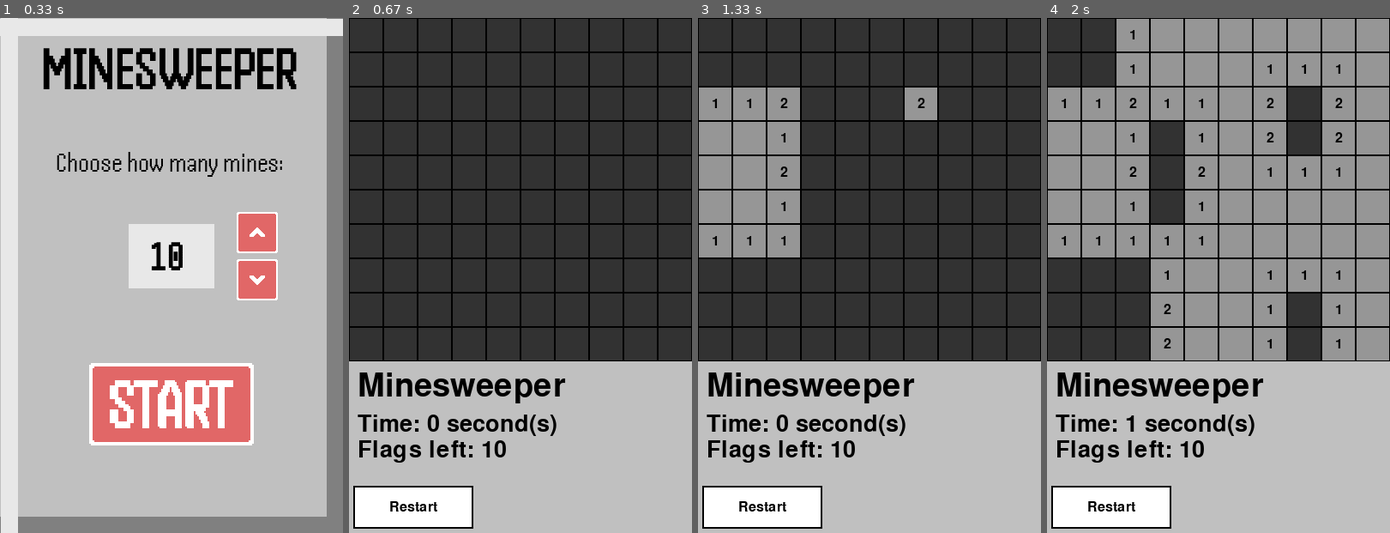
Above: before the commit, frames 1-4 (left to right).
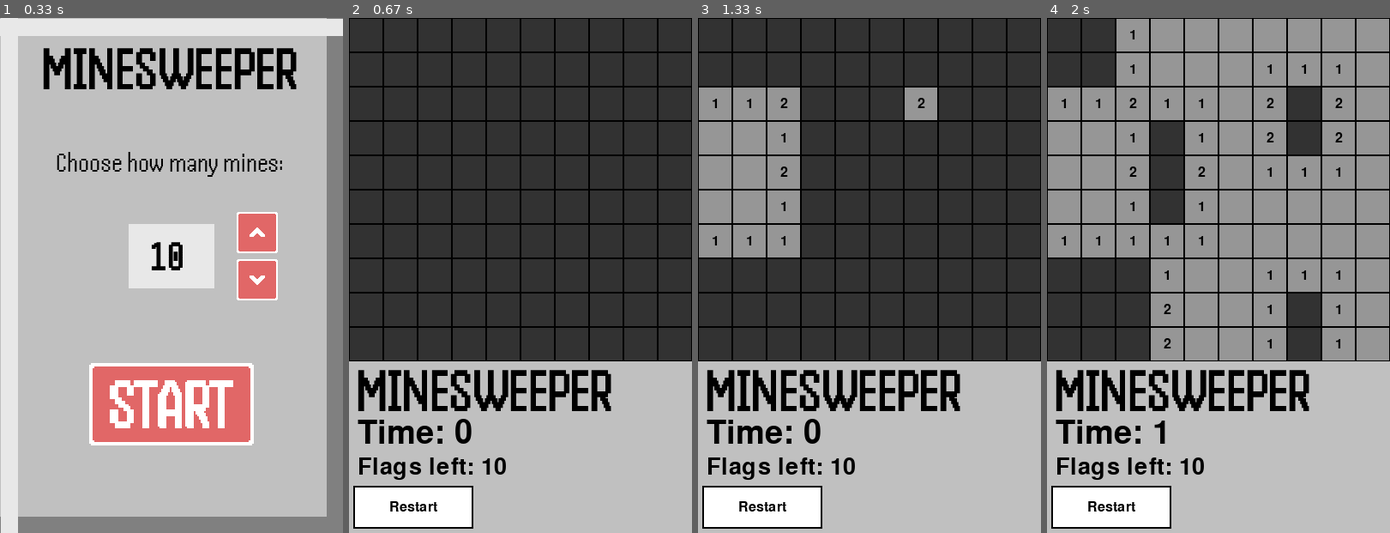
Above: after the commit, the same moments.

Repository: ColinTreanor/581Minesweeper2025
Game: pygame game, started from pygame_main.py
Same seed, same stepped clock (60 frames per second), same inputs: the game is played once before the commit and once after it.
Inputs (mouse positions are in pixels of both pictures, inside the frame that each line leads up to):
- Up to frame 1 (0.33 s): no input
- Up to frame 2 (0.67 s): click (520, 404) at 0.38 s
- Up to frame 3 (1.33 s): click (763, 198) at 0.72 s; click (917, 95) at 1.05 s
- Up to frame 4 (2 s): click (1259, 321) at 1.38 s; click (1221, 327) at 1.72 s

Frame 1 is identical in both runs. In frame 2, 6.1% of the frame differs, in the area x 2-77%, y 68-90%; in frame 3, 6.1%; in frame 4, 6.1%.

Commit message:
minesweep playing screen updated
used the same minesweeper logo as the start screen

Diff:
--- a/UI_engine.py
+++ b/UI_engine.py
@@ -194,15 +194,18 @@
 
         #creating the coords is a little bit of a mess sorry, when you blit its basically surface.blit(x value, y value)
         cell_size = 40
-        font = pygame.font.SysFont(None, 24)
-        big_font = pygame.font.SysFont(None, 56)
-        mid_font = pygame.font.SysFont(None, 40)
-        title = big_font.render("Minesweeper", True, BLACK)
-        surface.blit(title, (10, board.board_size * cell_size + 10))
-        time_display = mid_font.render(f"Time: {time} second(s)", True, BLACK)
+        font = pygame.font.SysFont("fonts/Handjet-Regular.ttf", 24)
+        big_font = pygame.font.SysFont("fonts/Handjet-Regular.ttf", 56)
+        mid_font = pygame.font.SysFont("fonts/Handjet-Regular.ttf", 40)
+        minesweeper_title = pygame.image.load("./sprites/start_screen/minesweeper_title.png").convert_alpha()
+        minesweeper_title = pygame.transform.scale_by(minesweeper_title, .75)
+        surface.blit(minesweeper_title, (10, (board.board_size * cell_size + 10)))
+        #title = big_font.render("Minesweeper", True, BLACK)
+        #surface.blit(title, (10, board.board_size * cell_size + 10))
+        time_display = big_font.render(f"Time: {time}", True, BLACK)
         mine_display = mid_font.render(f"Flags left: {board.flags}", True, BLACK)
-        surface.blit(time_display, (10, board.board_size * cell_size + 60))
-        surface.blit(mine_display, (10, board.board_size * cell_size + 90))
+        surface.blit(time_display, (10, board.board_size * cell_size + 65))
+        surface.blit(mine_display, (10, board.board_size * cell_size + 110))
 
         for r in range(board.board_size):
             for c in range(board.board_size):
